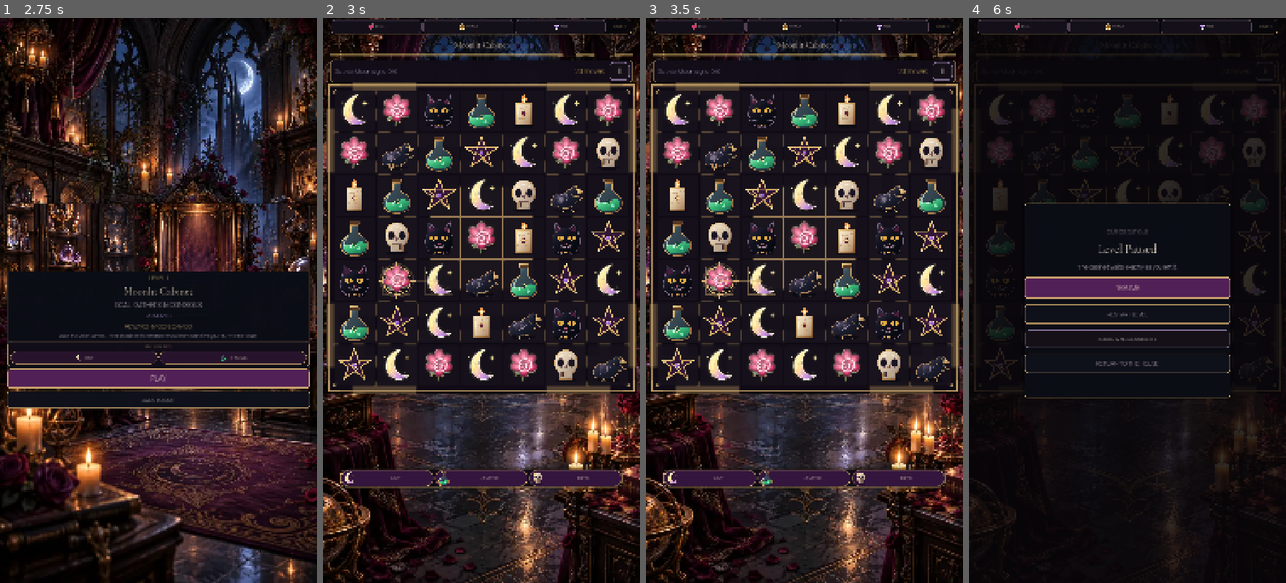
Above: before the commit, frames 1-4 (left to right).
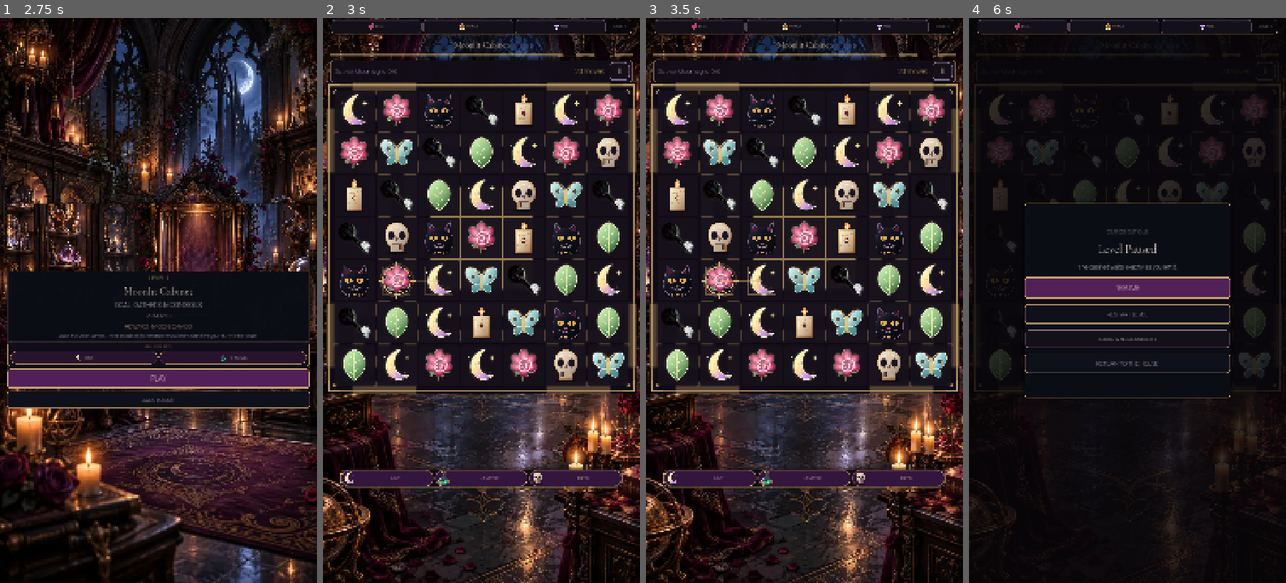
Above: after the commit, the same moments.

Repository: Jay-prodesign/akilta-match3
Game: Godot game, scene res://src/app/app_bootstrap.tscn
Same seed, same stepped clock (60 frames per second), same inputs: the game is played once before the commit and once after it.
Inputs:
- Up to frame 1 (2.75 s): click "ENTER THE HOUSE" at 0.5 s; click "ENTER CURIO BOUTIQUE" at 1.25 s; click "1" at 2 s
- Up to frame 2 (3 s): click "PLAY" at 2.75 s
- Up to frame 3 (3.5 s): no input
- Up to frame 4 (6 s): click "RETRY" at 3.5 s; click "RETRY" at 4.25 s; click "RETRY" at 5 s; click "Ⅱ" at 5.75 s

Frame 1 is identical in both runs. In frame 2, 6.9% of the frame differs, in the area x 4-96%, y 13-65%; in frame 3, 6.9%; in frame 4, 1.9%.

Commit message:
Restore invariant piece family identity

Diff:
--- a/src/match3/presentation/piece_asset_loader.gd
+++ b/src/match3/presentation/piece_asset_loader.gd
@@ -35,9 +35,9 @@
 	"curio_boutique_opening": {
 		"moon": "res://assets/pieces/moon_sigil.svg",
 		"rose": "res://assets/pieces/thorn_rose.svg",
-		"moth": "res://assets/pieces/crow.svg",
-		"key": "res://assets/pieces/potion.svg",
-		"leaf": "res://assets/pieces/pentagram.svg",
+		"moth": "res://assets/pieces/luna_moth.svg",
+		"key": "res://assets/pieces/curio_key.svg",
+		"leaf": "res://assets/pieces/night_ivy.svg",
 		"cat": "res://assets/pieces/black_cat.svg",
 		"candle": "res://assets/pieces/candle.svg",
 		"skull": "res://assets/pieces/skull.svg"
@@ -45,21 +45,21 @@
 	"sealed_display": {
 		"moon": "res://assets/pieces/moon_sigil.svg",
 		"rose": "res://assets/pieces/thorn_rose.svg",
-		"moth": "res://assets/pieces/black_cat.svg",
-		"key": "res://assets/pieces/candle.svg",
-		"leaf": "res://assets/pieces/skull.svg",
-		"cat": "res://assets/pieces/crow.svg",
-		"candle": "res://assets/pieces/potion.svg",
-		"skull": "res://assets/pieces/pentagram.svg"
+		"moth": "res://assets/pieces/luna_moth.svg",
+		"key": "res://assets/pieces/curio_key.svg",
+		"leaf": "res://assets/pieces/night_ivy.svg",
+		"cat": "res://assets/pieces/black_cat.svg",
+		"candle": "res://assets/pieces/candle.svg",
+		"skull": "res://assets/pieces/skull.svg"
 	},
 	"thornlight_arrangement": {
 		"moon": "res://assets/pieces/moon_sigil.svg",
-		"rose": "res://assets/pieces/black_cat.svg",
-		"moth": "res://assets/pieces/crow.svg",
-		"key": "res://assets/pieces/potion.svg",
-		"leaf": "res://assets/pieces/candle.svg",
-		"cat": "res://assets/pieces/thorn_rose.svg",
-		"candle": "res://assets/pieces/pentagram.svg",
+		"rose": "res://assets/pieces/thorn_rose.svg",
+		"moth": "res://assets/pieces/luna_moth.svg",
+		"key": "res://assets/pieces/curio_key.svg",
+		"leaf": "res://assets/pieces/night_ivy.svg",
+		"cat": "res://assets/pieces/black_cat.svg",
+		"candle": "res://assets/pieces/candle.svg",
 		"skull": "res://assets/pieces/skull.svg"
 	}
 }
